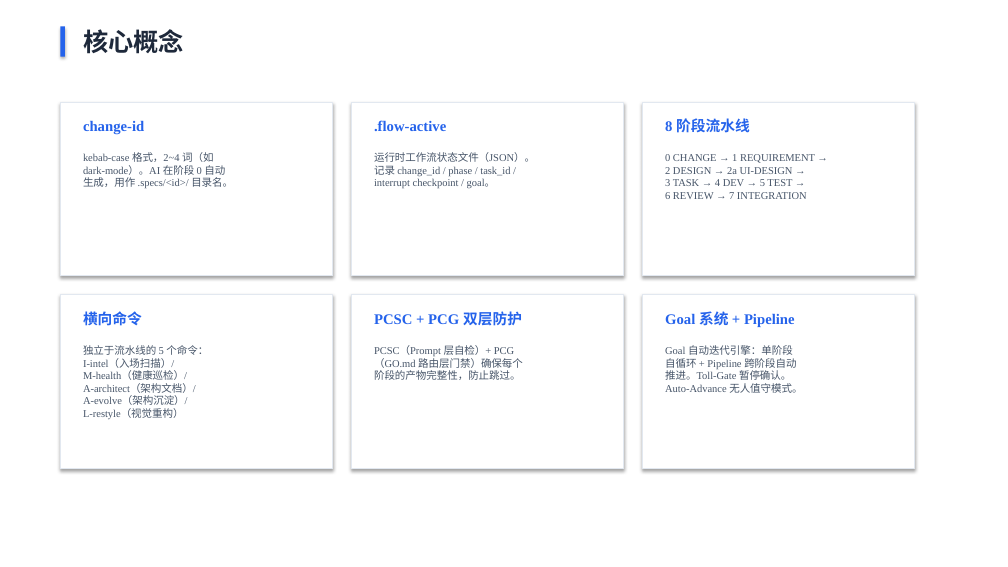
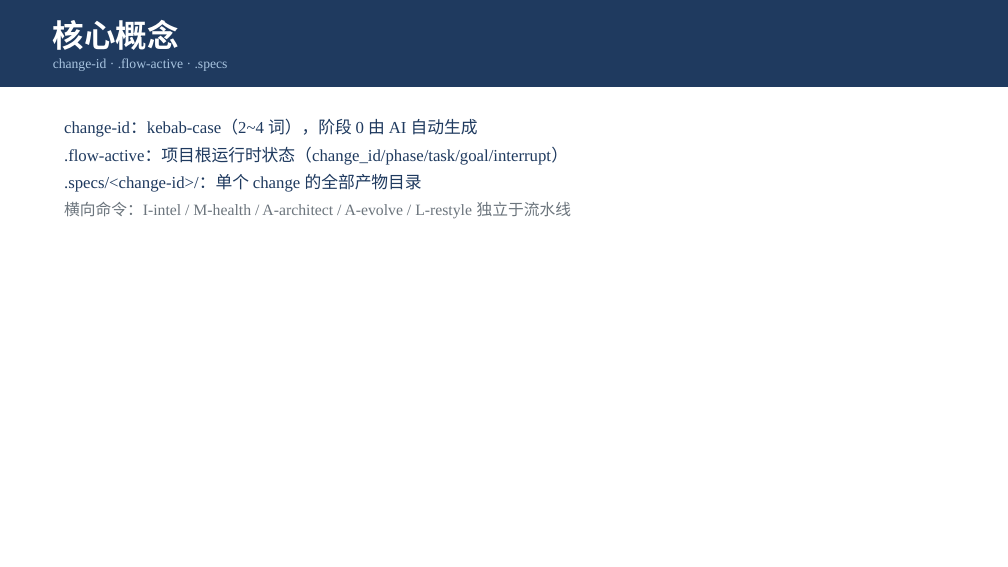
Before and after one commit to Hellrabb/flow-kit, a slide deck: slide 3 of flow-kit-用户指南.pptx. Drawn at 1008x567 pixels with LibreOffice and Linux fonts; fonts in the diff are those of the drawing. Boxes give left, top, right and bottom in pixels: in the first picture for what was removed or moved away, otherwise in the second. Text is boxed around its words. In the diff, an @@ line names an element or a change of style, - is before the commit and + after.

Commit message:
docs(user-guide-sync-2026-09): 阶段4 DEV — 用户指南 deck 重建 20 页（slides.json 生成器 + deck_checks 断言 + 渲染验证）

```diff
--- a/flow-kit-用户指南.pptx
+++ b/flow-kit-用户指南.pptx
@@ rectangle added at bbox=[0, 0, 1008, 87], fill #1F3A5F @@
@@ text "核心概念": place and size @@
-text "核心概念" at bbox=[83, 29, 184, 54]
+text "核心概念" at bbox=[53, 20, 228, 71]
@@ text "核心概念" at bbox=[53, 20, 228, 71]: vertical alignment top to middle @@
@@ text at bbox=[53, 20, 179, 50]: size 24 to 30 pt, text colour #1E293B to #FFFFFF in "核心概念" @@
@@ rectangle removed at bbox=[60, 26, 65, 57] @@
@@ text at bbox=[53, 58, 228, 71]: paragraph added @@
+change-id · .flow-active · .specs
@@ rectangle removed at bbox=[60, 102, 333, 276] @@
@@ text added at bbox=[64, 119, 571, 218], 16 pt, text #1F3A5F @@
+change-id：kebab-case（2~4 词），阶段 0 由 AI 自动生成
+.flow-active：项目根运行时状态（change_id/phase/task/goal/interrupt）
+.specs/<change-id>/：单个 change 的全部产物目录
+横向命令：I-intel / M-health / A-architect / A-evolve / L-restyle 独立于流水线
@@ rectangle removed at bbox=[352, 102, 624, 276] @@
@@ rectangle removed at bbox=[643, 102, 915, 276] @@
@@ text removed at bbox=[665, 118, 750, 135] @@
-8 阶段流水线
@@ text removed at bbox=[83, 120, 144, 135] @@
-change-id
@@ text removed at bbox=[374, 120, 446, 131] @@
-.flow-active
@@ text removed at bbox=[83, 152, 233, 189] @@
-kebab-case 格式，2~4 词（如
-dark-mode）。AI 在阶段 0 自动
-生成，用作 .specs/<id>/ 目录名。
@@ text removed at bbox=[374, 152, 535, 189] @@
-运行时工作流状态文件（JSON）。
-记录 change_id / phase / task_id /
-interrupt checkpoint / goal。
@@ text removed at bbox=[665, 154, 815, 199] @@
-0 CHANGE → 1 REQUIREMENT →
-2 DESIGN → 2a UI-DESIGN →
-3 TASK → 4 DEV → 5 TEST →
-6 REVIEW → 7 INTEGRATION
@@ rectangle removed at bbox=[60, 295, 333, 469] @@
@@ rectangle removed at bbox=[352, 295, 624, 469] @@
@@ rectangle removed at bbox=[643, 295, 915, 469] @@
@@ text removed at bbox=[83, 311, 142, 326] @@
-横向命令
@@ text removed at bbox=[374, 311, 522, 326] @@
-PCSC + PCG 双层防护
@@ text removed at bbox=[665, 311, 795, 327] @@
-Goal 系统 + Pipeline
@@ text removed at bbox=[83, 345, 208, 420] @@
-独立于流水线的 5 个命令：
-I-intel（入场扫描）/
-M-health（健康巡检）/
-A-architect（架构文档）/
-A-evolve（架构沉淀）/
-L-restyle（视觉重构）
@@ text removed at bbox=[374, 345, 523, 380] @@
-PCSC（Prompt 层自检）+ PCG
-（GO.md 路由层门禁）确保每个
-阶段的产物完整性，防止跳过。
@@ text removed at bbox=[665, 345, 802, 393] @@
-Goal 自动迭代引擎：单阶段
-自循环 + Pipeline 跨阶段自动
-推进。Toll-Gate 暂停确认。
-Auto-Advance 无人值守模式。
```
Also in this commit, not shown: 11 other slides changed, 8 slides added, 7 slides removed, 3 other files.
